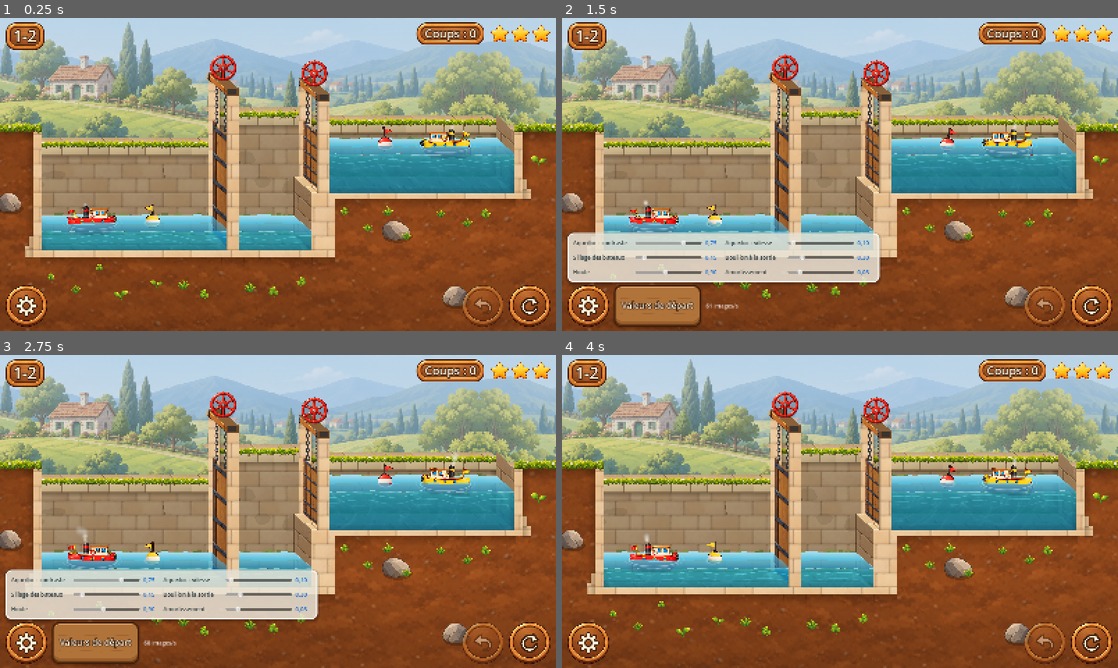
Above: before the commit, frames 1-4 (two rows, left to right).
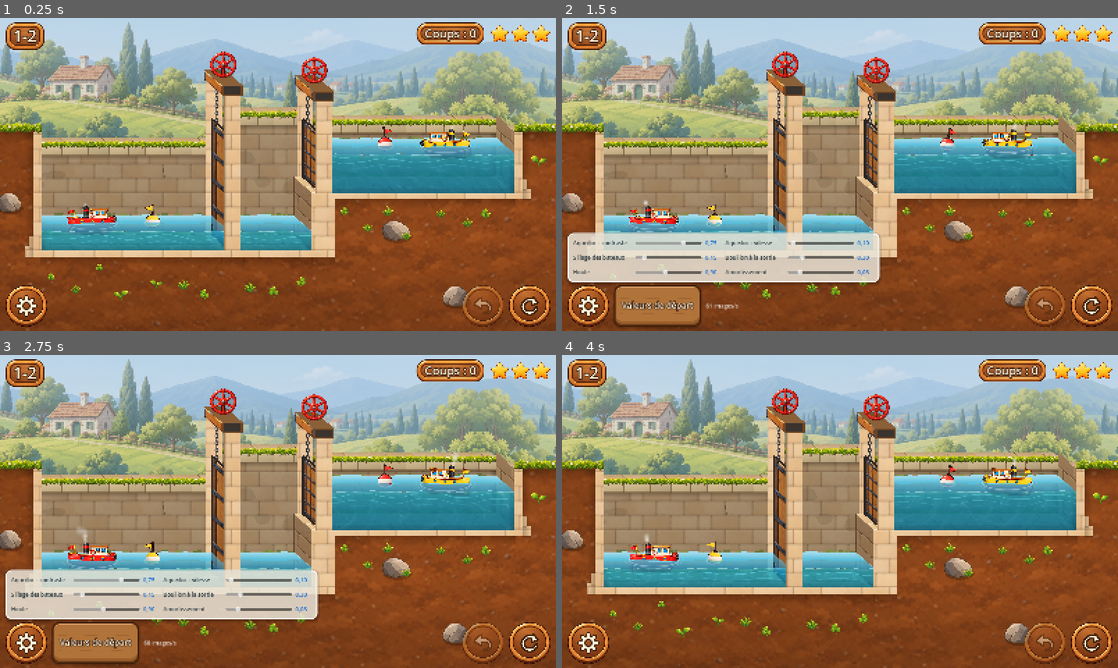
Above: after the commit, the same moments.

Repository: VincentDebaty/station
Game: Godot game, scene res://principal.tscn
Same seed, same stepped clock (60 frames per second), same inputs: the game is played once before the commit and once after it.
Inputs (mouse positions are in pixels of both pictures, inside the frame that each line leads up to):
- Up to frame 1 (0.25 s): no input
- Up to frame 2 (1.5 s): click (1090, 305) at 0.5 s; click (589, 305) at 1.25 s
- Up to frame 3 (2.75 s): click "Valeurs de départ" at 2 s
- Up to frame 4 (4 s): click (1090, 642) at 2.75 s; click (589, 642) at 3.52 s

The runs differ from the first frame. In frame 1, 2.4% of the frame differs, in the area x 36-60%, y 10-75%; in frame 2, 2.3%; in frame 3, 2.3%; in frame 4, 2.4%.

Commit message:
Les portes s'alourdissent : piliers plus larges, traverse plus haute qui déborde, vantail cerclé de fer
Vincent : « les portes paraissent fines, elles doivent être un peu plus
massives ».
- Piliers de 40 px au lieu de 30 (demi-largeur 15 → 20).
- La traverse monte de 0,2 à 0,32 unité et déborde de 6 px de chaque côté
  des piliers. La roue est posée dessus, plus haut d'autant.
- Le vantail est cerclé d'un cadre de fer de 5 px sur tout son pourtour.

La tranche du vantail ajoutée au commit précédent est retirée : un vantail se
tient dans la rainure de ses piliers, sa tranche est cachée dans le pilier
avant, et le Polygon2D qui la dessinait passait sous lui.

Photos du 1-2 avant/après. De profil (ECLUSES_PROFIL=1), rien ne change.

Co-Authored-By: Claude Opus 5.5 <noreply@anthropic.com>

Diff:
--- a/prototypes/ecluses-godot/porte.gd
+++ b/prototypes/ecluses-godot/porte.gd
@@ -35,7 +35,7 @@
 var _angle := 0.0
 var _rotation := 0.0       # ce qui reste à tourner de la roue
 var _vantail: Polygon2D
-var _tranche: Polygon2D
+var _cadre: Line2D            # le cadre de fer du vantail (vue oblique)
 var _mat_bois: ShaderMaterial
 var _chaines: Node2D
 var roue: Node2D
@@ -153,8 +153,15 @@
 # les deux, dont on voit la face de biais ; la traverse relie les deux piliers.
 # Le vantail se pose dans « couche_vantail », avant l'eau : on le voit à travers
 # l'eau du bassin de gauche, sans rien de plus.
-const PILIER := 15.0          # demi-largeur d'un pilier (12 avant l'image cible)
-const EPAISSEUR := 7.0        # l'épaisseur du vantail, vue de face sur sa tranche
+# Vincent, 7 octobre 2026 : « les portes paraissent fines, elles doivent être
+# un peu plus massives ». Piliers plus larges (demi-largeur 12, puis 15, puis
+# 20), traverse plus haute qui déborde des piliers, et un cadre de fer épais
+# sur le pourtour du vantail. Sa tranche, elle, est dans la rainure du pilier :
+# on ne la voit pas.
+const PILIER := 20.0
+const DEBORD_TRAVERSE := 6.0
+func _h_traverse() -> float:
+	return 0.32 * u if oblique != Vector2.ZERO else 0.2 * u
 func _xc() -> float:
 	return (gx0 + gx1) * 0.5
 
@@ -169,9 +176,12 @@
 	else:
 		_vantail.color = Color("#8a5a2e")
 	(couche_vantail if couche_vantail else self).add_child(_vantail)
-	_tranche = Polygon2D.new()
-	_tranche.color = Color("#5c3818")
-	(couche_vantail if couche_vantail else self).add_child(_tranche)
+	_cadre = Line2D.new()
+	_cadre.width = 5.0
+	_cadre.default_color = Color("#2b2622")
+	_cadre.joint_mode = Line2D.LINE_JOINT_SHARP
+	_cadre.closed = true
+	(couche_vantail if couche_vantail else self).add_child(_cadre)
 	_chaines = Node2D.new()
 	_chaines.draw.connect(_dessiner_chaines)
 	add_child(_chaines)
@@ -197,10 +207,12 @@
 	add_child(_degrade(xc - PILIER, y_portique, xc - PILIER + 5.0, y_seuil, 0.35, 0.0))
 	# la traverse, d'un pilier à l'autre : sa face de côté (gauche), sa face
 	# du dessus, et son bout avant
-	var y0 := y_portique - 0.2 * u
+	var y0 := y_portique - _h_traverse()
 	var y1 := y_portique + 4.0
-	var gauche := PackedVector2Array([Vector2(xc - 16, y0), Vector2(xc - 16, y1), Vector2(xc - 16 + D.x, y1 + D.y), Vector2(xc - 16 + D.x, y0 + D.y)])
-	var dessus := PackedVector2Array([Vector2(xc - 16, y0), Vector2(xc + 16, y0), Vector2(xc + 16 + D.x, y0 + D.y), Vector2(xc - 16 + D.x, y0 + D.y)])
+	var g := xc - PILIER - DEBORD_TRAVERSE
+	var dr := xc + PILIER + DEBORD_TRAVERSE
+	var gauche := PackedVector2Array([Vector2(g, y0), Vector2(g, y1), Vector2(g + D.x, y1 + D.y), Vector2(g + D.x, y0 + D.y)])
+	var dessus := PackedVector2Array([Vector2(g, y0), Vector2(dr, y0), Vector2(dr + D.x, y0 + D.y), Vector2(g + D.x, y0 + D.y)])
 	var tt := Peint.traverse()
 	var cote := Polygon2D.new()
 	cote.polygon = gauche
@@ -215,10 +227,10 @@
 	pd.polygon = dessus
 	pd.color = Color("#8a6038")
 	add_child(pd)
-	var bout := _rect(xc - 16, y0, xc + 16, y1, null)
+	var bout := _rect(g, y0, dr, y1, null)
 	bout.color = Color("#6e4524")
 	add_child(bout)
-	var plaque := _rect(xc - 11, y0 + 2, xc + 11, y1 - 2, null)
+	var plaque := _rect(g + 5, y0 + 3, dr - 5, y1 - 3, null)
 	plaque.color = Color("#3a332e")
 	add_child(plaque)
 
@@ -230,13 +242,13 @@
 	var haut_vu := maxf(haut, cache)
 	if bas_y <= haut_vu + 1.0:
 		_vantail.polygon = PackedVector2Array()
-		_tranche.polygon = PackedVector2Array()
+		_cadre.points = PackedVector2Array()
 		_chaines.queue_redraw()
 		return
 	var xf := xc - 5.0
 	_vantail.polygon = PackedVector2Array([Vector2(xf + D.x, haut_vu + D.y), Vector2(xf, haut_vu), Vector2(xf, bas_y), Vector2(xf + D.x, bas_y + D.y)])
-	# sa tranche, de face, contre le pilier avant : le vantail a une épaisseur
-	_tranche.polygon = _quad(xf, haut_vu, xf + EPAISSEUR, bas_y)
+	# le cadre de fer, sur tout le pourtour du vantail
+	_cadre.points = _vantail.polygon
 	# le vantail s'assombrit vers le pilier avant, qui lui fait de l'ombre, et
 	# sous la traverse quand il est fermé (son haut y est rangé)
 	var sous_t := 0.82 if haut_vu <= cache + 1.0 else 1.0
@@ -272,11 +284,11 @@
 # En oblique, la roue est posée au milieu du dessus de la traverse, à
 # mi-profondeur ; le doigt la trouve là (canal.porte_sous).
 func centre_roue() -> Vector2:
-	return Vector2((gx0 + gx1) / 2.0, y_portique - 0.2 * u - 0.5 * u) + oblique * 0.5
+	return Vector2((gx0 + gx1) / 2.0, y_portique - _h_traverse() - 0.5 * u) + oblique * 0.5
 
 # Le haut du pied de la roue : le dessus de la traverse, sous l'axe.
 func _pied_roue() -> float:
-	return y_portique - 0.2 * u + oblique.y * 0.5
+	return y_portique - _h_traverse() + oblique.y * 0.5
 
 # La vanne : la roue fait un tour et demi. Émet roue_finie.
 func manoeuvrer_vanne(ouvrir: bool) -> void:
